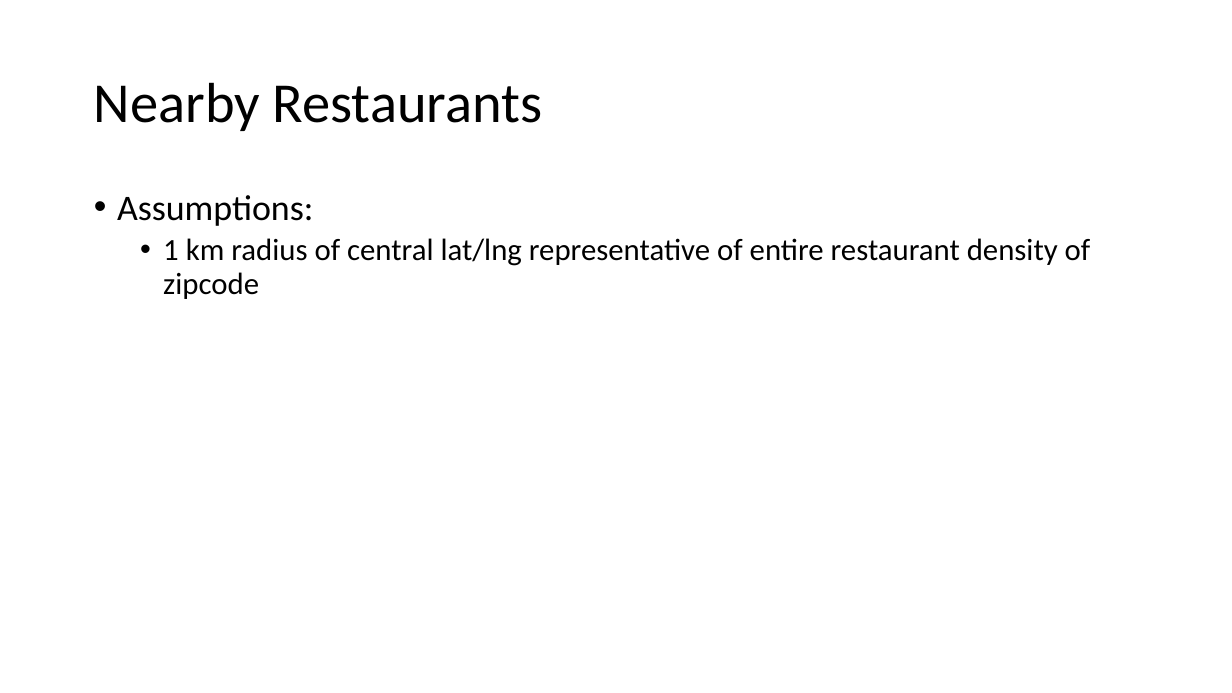
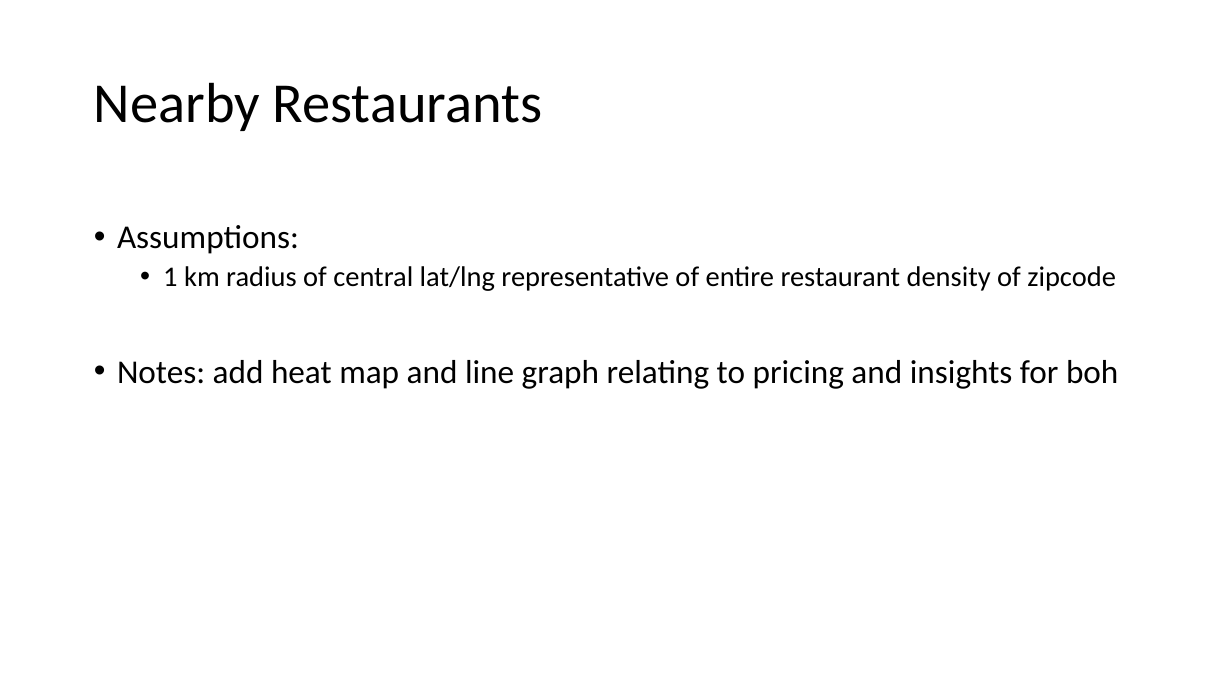
Before and after one commit to Axemen/Houston_Housing, a slide deck: slide 5 of Final Presentation.pptx. Drawn at 1232x693 pixels with LibreOffice and Linux fonts; fonts in the diff are those of the drawing. Boxes give left, top, right and bottom in pixels: in the first picture for what was removed or moved away, otherwise in the second. Text is boxed around its words. In the diff, an @@ line names an element or a change of style, - is before the commit and + after.

```diff
--- a/Final Presentation.pptx
+++ b/Final Presentation.pptx
@@ text "Assumptions:": place and size @@
-text "Assumptions:" at [117,195,1091,299]
+text "Assumptions:" at [117,225,1118,389]
@@ text at [117,225,1116,291]: size 28 to 25.9 pt in "Assumptions:"; size 24 to 22.2 pt in "1 km radius of central lat/lng representative ..." @@
@@ text at [117,360,1118,389]: paragraph added @@
+• Notes: add heat map and line graph relating to pricing and insights for boh
```
Also in this commit, not shown: 1 other file.
